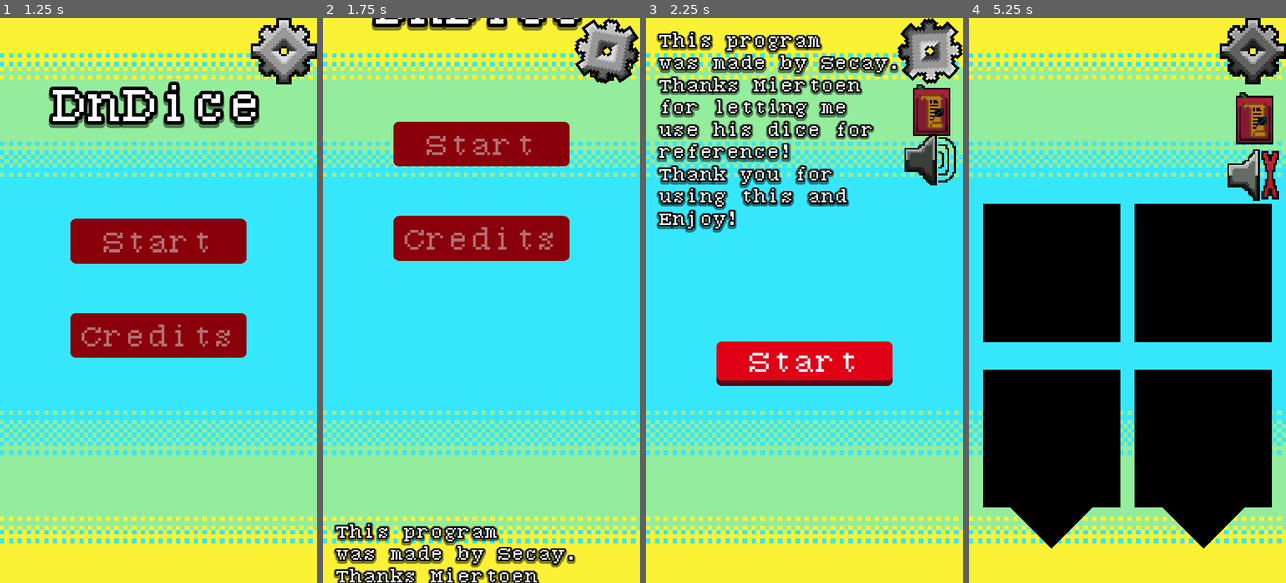
Above: before the commit, frames 1-4 (left to right).
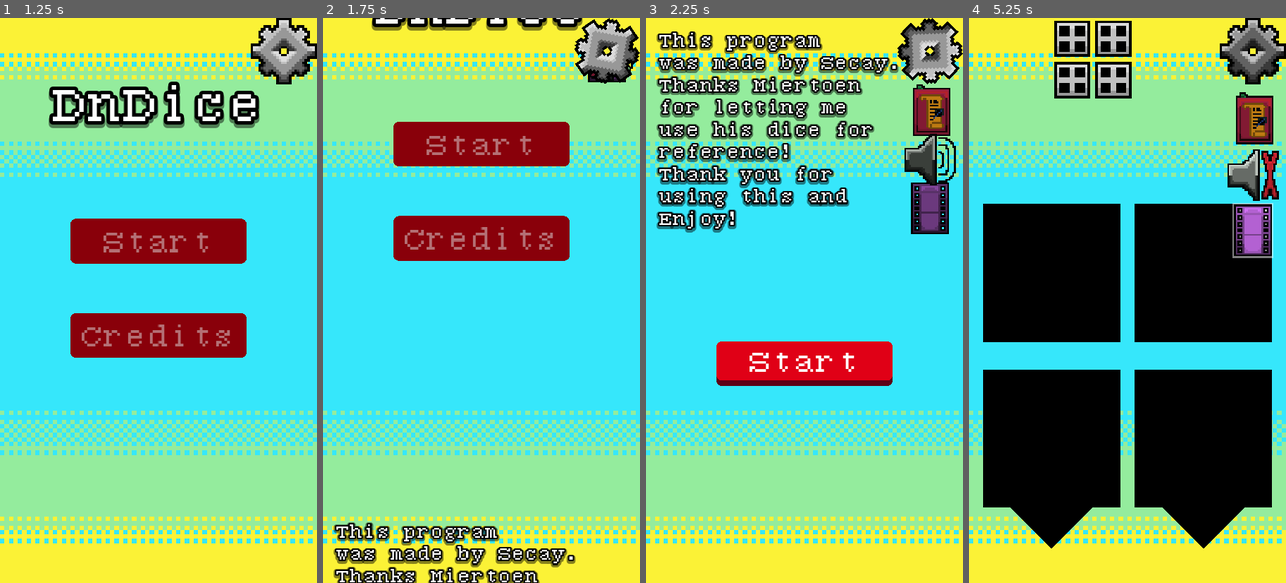
Above: after the commit, the same moments.

Repository: Secay25/DnDDiceRoller
Game: Godot game, scene res://Scenes/game.tscn
The game is run twice, just before and just after one commit, with the same random seed, the same clock (stepped at 60 frames per second) and the same inputs.
Inputs (mouse positions are in pixels of both pictures, inside the frame that each line leads up to):
- Up to frame 1 (1.25 s): click "Credits" at 0.5 s
- Up to frame 2 (1.75 s): click (608, 51) at 1.25 s
- Up to frame 3 (2.25 s): click "Start" at 2 s
- Up to frame 4 (5.25 s): click "Start" at 2.75 s; click (1254, 176) at 3.5 s; click (1190, 57) at 4.27 s; click (1254, 232) at 5.02 s

Frame 1 is identical in both runs. In frame 2, less than 0.1% of the frame differs, in the area x 83-96%, y 9-12%; in frame 3, 1.1%; in frame 4, 3.9%, in the area x 26-96%, y 0-43%.

Commit message:
Adding a skip functionality to the animations and some basic functionality for the Dice Multiplier Button.

Diff:
--- /dev/null
+++ b/Resources/PanelBook.tres
@@ -0,0 +1,12 @@
+[gd_resource type="StyleBoxFlat" format=3 uid="uid://42stf2ibsr3a"]
+
+[resource]
+bg_color = Color(0.780392, 0.682353, 0.623529, 1)
+border_width_right = 40
+border_color = Color(0.533333, 0.25098, 0, 1)
+corner_radius_top_right = 100
+corner_radius_bottom_right = 100
+corner_detail = 20
+shadow_size = 10
+shadow_offset = Vector2(10, 0)
+anti_aliasing = false
--- a/Scenes/game.tscn
+++ b/Scenes/game.tscn
@@ -1,20 +1,28 @@
-[gd_scene load_steps=16 format=3 uid="uid://c8b5c468jx7e3"]
-
-[ext_resource type="Script" path="res://Scenes/startMenu.gd" id="1_7a75a"]
+[gd_scene load_steps=24 format=3 uid="uid://c8b5c468jx7e3"]
+
+[ext_resource type="Script" path="res://Scripts/SceneScripts/startMenu.gd" id="1_7a75a"]
 [ext_resource type="Texture2D" uid="uid://c55uyci3e3rp5" path="res://Art/Background/Background.png" id="1_q573a"]
 [ext_resource type="LabelSettings" uid="uid://dtrir8icwvxv7" path="res://Fonts/712serif128white25blackshadow30-5-5.tres" id="1_wkxan"]
 [ext_resource type="Theme" uid="uid://p3k45kpnfmi7" path="res://Resources/Buttons/buttonThemes.tres" id="2_6eeqn"]
 [ext_resource type="Theme" uid="uid://dsedf33rtjse7" path="res://Resources/Buttons/creditsTheme.tres" id="4_3sai3"]
-[ext_resource type="Script" path="res://Scenes/gameMenu.gd" id="4_kp3ou"]
+[ext_resource type="Script" path="res://Scripts/SceneScripts/gameMenu.gd" id="4_kp3ou"]
 [ext_resource type="Texture2D" uid="uid://cebxqhxb5xi1o" path="res://Art/Settings/Cogwheel/Cogwheel.png" id="6_e5p7b"]
-[ext_resource type="Script" path="res://Scenes/settings.gd" id="7_fnk7n"]
+[ext_resource type="Texture2D" uid="uid://cbwn3iuwy4nst" path="res://Art/DiceSettings/DiceMultiplier/DiceMultiplierNormal.png" id="7_a08ih"]
+[ext_resource type="Script" path="res://Scripts/SceneScripts/settings.gd" id="7_fnk7n"]
 [ext_resource type="LabelSettings" uid="uid://b4thldv6pi1tw" path="res://Fonts/712serif49white10black20-0-2.tres" id="7_kldmu"]
 [ext_resource type="Texture2D" uid="uid://p7stgxxs6kcf" path="res://Art/Settings/Speaker/Speaker.png" id="8_q0ek3"]
+[ext_resource type="Texture2D" uid="uid://dwjcy5ypj8e0h" path="res://Art/DiceSettings/DiceMultiplier/DiceMultiplierPressed.png" id="8_t2fpr"]
 [ext_resource type="Texture2D" uid="uid://dyw43lus04np5" path="res://Art/Settings/Speaker/DisabledSpeaker.png" id="8_vut64"]
+[ext_resource type="Texture2D" uid="uid://wyje5gx80pwy" path="res://Art/DiceSettings/DiceMultiplier/DiceMultiplierHover.png" id="9_6dsib"]
 [ext_resource type="Texture2D" uid="uid://uj0fodyn5s3d" path="res://Art/Settings/Book/Book.png" id="9_h8um5"]
 [ext_resource type="Texture2D" uid="uid://cu47og2si3d1p" path="res://Art/Settings/Book/Book Dark.png" id="9_qt6e2"]
+[ext_resource type="Texture2D" uid="uid://dqbij0g42wt5k" path="res://Art/DiceSettings/DiceMultiplier/DiceMultiplierDisabled.png" id="10_j7ajj"]
 [ext_resource type="Texture2D" uid="uid://cqv3rx704irn1" path="res://Art/Settings/Speaker/SpeakerHover.png" id="12_b1oju"]
+[ext_resource type="Texture2D" uid="uid://bp0pt4xmbvpoh" path="res://Art/Settings/Cassette tape/CassetteTapeNormal.png" id="13_a6l0u"]
+[ext_resource type="Texture2D" uid="uid://dj6i2aba3abqu" path="res://Art/Settings/Cassette tape/CassetteTapeNormalHover.png" id="14_vj3rc"]
+[ext_resource type="Texture2D" uid="uid://c3nh1iyjdybpw" path="res://Art/Settings/Cassette tape/CassetteTapeNormalDisabled.png" id="15_0p1mn"]
 [ext_resource type="Texture2D" uid="uid://d3j0wwd84m7rh" path="res://Art/Settings/Cogwheel/CogwheelHover.png" id="15_sswkl"]
+[ext_resource type="StyleBox" uid="uid://42stf2ibsr3a" path="res://Resources/PanelBook.tres" id="23_5yi5t"]
 
 [node name="Main" type="Control"]
 layout_mode = 3
@@ -111,6 +119,26 @@
 anchor_bottom = 1.0
 grow_horizontal = 2
 grow_vertical = 2
+
+[node name="DiceSettings" type="Control" parent="UI/GameMenu"]
+layout_mode = 1
+anchors_preset = 10
+anchor_right = 1.0
+offset_bottom = 200.0
+grow_horizontal = 2
+
+[node name="DiceMultiplier" type="TextureButton" parent="UI/GameMenu/DiceSettings"]
+layout_mode = 0
+offset_left = 150.0
+offset_right = 300.0
+offset_bottom = 150.0
+toggle_mode = true
+texture_normal = ExtResource("7_a08ih")
+texture_pressed = ExtResource("8_t2fpr")
+texture_hover = ExtResource("9_6dsib")
+texture_disabled = ExtResource("10_j7ajj")
+ignore_texture_size = true
+stretch_mode = 0
 
 [node name="DiceTopD10" type="Polygon2D" parent="UI/GameMenu"]
 position = Vector2(150, 462)
@@ -193,7 +221,7 @@
  Enjoy!"
 label_settings = ExtResource("7_kldmu")
 
-[node name="Settings" type="Control" parent="UI" node_paths=PackedStringArray("settingsButton", "historyButton", "muteButton")]
+[node name="Settings" type="Control" parent="UI" node_paths=PackedStringArray("settingsButton", "historyButton", "muteButton", "cassetteTapeButton")]
 layout_mode = 1
 anchors_preset = 1
 anchor_left = 1.0
@@ -205,6 +233,21 @@
 settingsButton = NodePath("Cogwheel")
 historyButton = NodePath("Book")
 muteButton = NodePath("Speaker")
+cassetteTapeButton = NodePath("CassetteTape")
+
+[node name="CassetteTape" type="TextureButton" parent="UI/Settings"]
+visible = false
+layout_mode = 0
+offset_left = -10.0
+offset_top = 10.0
+offset_right = 90.0
+offset_bottom = 110.0
+pivot_offset = Vector2(50, 50)
+texture_normal = ExtResource("13_a6l0u")
+texture_hover = ExtResource("14_vj3rc")
+texture_disabled = ExtResource("15_0p1mn")
+ignore_texture_size = true
+stretch_mode = 0
 
 [node name="Book" type="TextureButton" parent="UI/Settings"]
 visible = false
@@ -265,8 +308,21 @@
 ignore_texture_size = true
 stretch_mode = 0
 
+[node name="Panel" type="Panel" parent="UI/Settings"]
+layout_mode = 1
+anchors_preset = 15
+anchor_right = 1.0
+anchor_bottom = 1.0
+offset_left = -1069.0
+offset_right = -593.0
+offset_bottom = 724.0
+grow_horizontal = 2
+grow_vertical = 2
+theme_override_styles/panel = ExtResource("23_5yi5t")
+
 [connection signal="pressed" from="UI/StartMenu/VBoxContainer/Start" to="UI/StartMenu" method="_onStartPressed"]
 [connection signal="pressed" from="UI/StartMenu/VBoxContainer/Credits" to="UI/StartMenu" method="_onCreditsPressed"]
 [connection signal="pressed" from="UI/CreditsMenu/CreditsStart" to="UI/StartMenu" method="_onCreditsStartPressed"]
+[connection signal="pressed" from="UI/Settings/CassetteTape" to="UI/Settings" method="_onCassetteTapePressed"]
 [connection signal="pressed" from="UI/Settings/Speaker" to="UI/Settings" method="_onSpeakerPressed"]
 [connection signal="pressed" from="UI/Settings/Cogwheel" to="UI/Settings" method="_onCogwheelPressed"]
--- a/Scenes/settings.gd
+++ /dev/null
@@ -1,90 +0,0 @@
-extends Control
-
-@export_category("Node Exports")
-@export_group("Node References")
-@export var settingsButton: TextureButton
-@export var historyButton: TextureButton
-@export var muteButton: TextureButton
-@onready var buttonOrigins: float = muteButton.position.y
-@onready var historyActivePos: float = buttonOrigins + 125
-@onready var muteActivePos: float = buttonOrigins + 225
-
-#region Textures
-var cogwheelNormal: Texture2D = preload("res://Art/Settings/Cogwheel/Cogwheel.png")
-var cogwheelHover: Texture2D = preload("res://Art/Settings/Cogwheel/CogwheelHover.png")
-var cogwheelPressed: Texture2D = preload("res://Art/Settings/Cogwheel/CogwheelPressed.png")
-var cogwheelPressedHover: Texture2D = preload("res://Art/Settings/Cogwheel/CogwheelPressedHover.png")
-var speakerNormal: Texture2D = preload("res://Art/Settings/Speaker/Speaker.png")
-var speakerHover: Texture2D = preload("res://Art/Settings/Speaker/SpeakerHover.png")
-var speakerDisabled: Texture2D = preload("res://Art/Settings/Speaker/DisabledSpeaker.png")
-var speakerPressed: Texture2D = preload("res://Art/Settings/Speaker/MutedSpeaker.png")
-var speakerPressedHover: Texture2D = preload("res://Art/Settings/Speaker/MutedSpeakerHover.png")
-var speakerMutedDisabled: Texture2D = preload("res://Art/Settings/Speaker/DisabledMutedSpeaker.png")
-#endregion
-
-var rolledUp: bool = false
-const FULLROT: float = 6 * PI
-const ROLLOUTDUR: float = 1.5
-func _ready() -> void:
-	if !Global.sfx:
-		muteButton.set_pressed_no_signal(true)
-		muteButton.texture_normal = speakerPressed
-		muteButton.texture_disabled = speakerMutedDisabled
-
-func ChangeSprites(imageNormal: Texture2D,imageHover: Texture2D,turnOn: bool = true) -> void:
-	settingsButton.texture_normal = imageNormal
-	settingsButton.texture_hover = imageHover
-	settingsButton.disabled = false
-	settingsButton.rotation = 0
-	muteButton.disabled = !turnOn
-	muteButton.visible = turnOn
-	historyButton.visible = turnOn
-
-	if Global.rolled:
-		#INFO Will work on this later!
-		#historyButton.disabled = !turnOn
-		pass
-
-#region Signals
-func _onCogwheelPressed() -> void:
-	var tween: Tween = create_tween().bind_node(self)
-
-	if !rolledUp:
-		#pressed
-		rolledUp = true
-		settingsButton.disabled = true
-		muteButton.disabled = true
-		historyButton.disabled = true
-		muteButton.show()
-		historyButton.show()
-		tween.set_parallel()
-		tween.tween_property(muteButton,"position:y",muteActivePos,ROLLOUTDUR).set_trans(Tween.TRANS_QUINT).set_ease(Tween.EASE_IN_OUT)
-		tween.tween_property(historyButton,"position:y",historyActivePos,ROLLOUTDUR).set_trans(Tween.TRANS_QUINT).set_ease(Tween.EASE_IN_OUT)
-		tween.tween_property(settingsButton,"rotation",-FULLROT,ROLLOUTDUR).set_trans(Tween.TRANS_QUINT)
-		tween.chain().tween_callback(ChangeSprites.bind(cogwheelPressed,cogwheelPressedHover))
-	else:
-		#not pressed
-		rolledUp = false
-		settingsButton.disabled = true
-		muteButton.disabled = true
-		historyButton.disabled = true
-		tween.set_parallel()
-		tween.tween_property(muteButton,"position:y",buttonOrigins,ROLLOUTDUR).set_trans(Tween.TRANS_QUINT).set_ease(Tween.EASE_IN_OUT)
-		tween.tween_property(historyButton,"position:y",buttonOrigins,ROLLOUTDUR).set_trans(Tween.TRANS_QUINT).set_ease(Tween.EASE_IN_OUT)
-		tween.tween_property(settingsButton,"rotation",FULLROT,ROLLOUTDUR).set_trans(Tween.TRANS_QUINT)
-		tween.chain().tween_callback(ChangeSprites.bind(cogwheelNormal,cogwheelHover,false))
-
-func _onSpeakerPressed() -> void:
-	if Global.sfx:
-		#pressed
-		Global.sfx = false
-		muteButton.texture_normal = speakerPressed
-		muteButton.texture_hover = speakerPressedHover
-		muteButton.texture_disabled = speakerMutedDisabled
-	else:
-		#not pressed
-		Global.sfx = true
-		muteButton.texture_normal = speakerNormal
-		muteButton.texture_hover = speakerHover
-		muteButton.texture_disabled = speakerDisabled
-#endregion
--- /dev/null
+++ b/Scripts/SceneScripts/settings.gd
@@ -0,0 +1,140 @@
+extends Control
+
+@export_category("Node Exports")
+@export_group("Node References")
+@export var settingsButton: TextureButton
+@export var historyButton: TextureButton
+@export var muteButton: TextureButton
+@export var cassetteTapeButton: TextureButton
+@onready var buttonOrigins: float = muteButton.position.y
+@onready var historyActivePos: float = buttonOrigins + 125
+@onready var muteActivePos: float = buttonOrigins + 225
+@onready var cassetteTapeActivePos: float = buttonOrigins + 325
+
+#region Textures
+var cogwheelNormal: Texture2D = preload("res://Art/Settings/Cogwheel/Cogwheel.png")
+var cogwheelHover: Texture2D = preload("res://Art/Settings/Cogwheel/CogwheelHover.png")
+var cogwheelPressed: Texture2D = preload("res://Art/Settings/Cogwheel/CogwheelPressed.png")
+var cogwheelPressedHover: Texture2D = preload("res://Art/Settings/Cogwheel/CogwheelPressedHover.png")
+var speakerNormal: Texture2D = preload("res://Art/Settings/Speaker/Speaker.png")
+var speakerHover: Texture2D = preload("res://Art/Settings/Speaker/SpeakerHover.png")
+var speakerDisabled: Texture2D = preload("res://Art/Settings/Speaker/DisabledSpeaker.png")
+var speakerPressed: Texture2D = preload("res://Art/Settings/Speaker/MutedSpeaker.png")
+var speakerPressedHover: Texture2D = preload("res://Art/Settings/Speaker/MutedSpeakerHover.png")
+var speakerMutedDisabled: Texture2D = preload("res://Art/Settings/Speaker/DisabledMutedSpeaker.png")
+var cassetteTapeNormal: Texture2D = preload("res://Art/Settings/Cassette tape/CassetteTapeNormal.png")
+var cassetteTapeNormalHover: Texture2D = preload("res://Art/Settings/Cassette tape/CassetteTapeNormalHover.png")
+var cassetteTapeNormalDisabled: Texture2D = preload("res://Art/Settings/Cassette tape/CassetteTapeNormalDisabled.png")
+var cassetteTapePressed: Texture2D = preload("res://Art/Settings/Cassette tape/CassetteTapePressed.png")
+var cassetteTapePressedHover: Texture2D = preload("res://Art/Settings/Cassette tape/CassetteTapePressedHover.png")
+var cassetteTapePressedDisabled: Texture2D = preload("res://Art/Settings/Cassette tape/CassetteTapePressedDisabled.png")
+#endregion
+
+var rolledUp: bool = false
+const FULLROT: float = 6 * PI
+const ROLLOUTDUR: float = 1.5
+const BOOKORIGINPOS: float = -1069
+const BOOKACTIVEPOS: float = -600
+
+func _ready() -> void:
+	if !Global.sfx:
+		muteButton.set_pressed_no_signal(true)
+		muteButton.texture_normal = speakerPressed
+		muteButton.texture_disabled = speakerMutedDisabled
+
+func ChangeSprites(imageNormal: Texture2D,imageHover: Texture2D,turnOn: bool = true) -> void:
+	settingsButton.texture_normal = imageNormal
+	settingsButton.texture_hover = imageHover
+	settingsButton.disabled = false
+	settingsButton.rotation = 0
+	muteButton.disabled = !turnOn
+	muteButton.visible = turnOn
+	historyButton.visible = turnOn
+	cassetteTapeButton.visible = turnOn
+
+	if !Global.animationPlaying:
+		cassetteTapeButton.disabled = !turnOn
+
+	if Global.rolled:
+		#INFO Will work on this later!
+		#historyButton.disabled = !turnOn
+		pass
+
+#region Signals
+func _onCogwheelPressed() -> void:
+	var tween: Tween = create_tween()
+
+	if !rolledUp:
+		#pressed
+		if !Global.animationPlaying:
+			cassetteTapeButton.disabled = true
+
+		rolledUp = true
+		settingsButton.disabled = true
+		muteButton.disabled = true
+		historyButton.disabled = true
+		muteButton.show()
+		historyButton.show()
+		cassetteTapeButton.show()
+
+		if !Global.animationSkip:
+			tween.set_parallel()
+			tween.tween_property(muteButton,"position:y",muteActivePos,ROLLOUTDUR).set_trans(Tween.TRANS_QUINT).set_ease(Tween.EASE_IN_OUT)
+			tween.tween_property(historyButton,"position:y",historyActivePos,ROLLOUTDUR).set_trans(Tween.TRANS_QUINT).set_ease(Tween.EASE_IN_OUT)
+			tween.tween_property(cassetteTapeButton,"position:y",cassetteTapeActivePos,ROLLOUTDUR).set_trans(Tween.TRANS_QUINT).set_ease(Tween.EASE_IN_OUT)
+			tween.tween_property(settingsButton,"rotation",-FULLROT,ROLLOUTDUR).set_trans(Tween.TRANS_QUINT)
+			tween.chain().tween_callback(ChangeSprites.bind(cogwheelPressed,cogwheelPressedHover))
+		else:
+			muteButton.position.y = muteActivePos
+			historyButton.position.y = historyActivePos
+			cassetteTapeButton.position.y = cassetteTapeActivePos
+			ChangeSprites(cogwheelPressed,cogwheelPressedHover)
+	else:
+		#not pressed
+		if !Global.animationPlaying:
+			cassetteTapeButton.disabled = true
+
+		rolledUp = false
+		settingsButton.disabled = true
+		muteButton.disabled = true
+		historyButton.disabled = true
+
+		if !Global.animationSkip:
+			tween.set_parallel()
+			tween.tween_property(muteButton,"position:y",buttonOrigins,ROLLOUTDUR).set_trans(Tween.TRANS_QUINT).set_ease(Tween.EASE_IN_OUT)
+			tween.tween_property(historyButton,"position:y",buttonOrigins,ROLLOUTDUR).set_trans(Tween.TRANS_QUINT).set_ease(Tween.EASE_IN_OUT)
+			tween.tween_property(cassetteTapeButton,"position:y",buttonOrigins,ROLLOUTDUR).set_trans(Tween.TRANS_QUINT).set_ease(Tween.EASE_IN_OUT)
+			tween.tween_property(settingsButton,"rotation",FULLROT,ROLLOUTDUR).set_trans(Tween.TRANS_QUINT)
+			tween.chain().tween_callback(ChangeSprites.bind(cogwheelNormal,cogwheelHover,false))
+		else:
+			muteButton.position.y = buttonOrigins
+			historyButton.position.y = buttonOrigins
+			cassetteTapeButton.position.y = buttonOrigins
+			ChangeSprites(cogwheelNormal,cogwheelHover,false)
+
+func _onSpeakerPressed() -> void:
+	if Global.sfx:
+		#pressed
+		Global.sfx = false
+		muteButton.texture_normal = speakerPressed
+		muteButton.texture_hover = speakerPressedHover
+		muteButton.texture_disabled = speakerMutedDisabled
+	else:
+		#not pressed
+		Global.sfx = true
+		muteButton.texture_normal = speakerNormal
+		muteButton.texture_hover = speakerHover
+		muteButton.texture_disabled = speakerDisabled
+
+func _onCassetteTapePressed() -> void:
+	if Global.animationSkip:
+		Global.animationSkip = false
+		cassetteTapeButton.texture_normal = cassetteTapePressed
+		cassetteTapeButton.texture_hover = cassetteTapePressedHover
+		cassetteTapeButton.texture_disabled = cassetteTapePressedDisabled
+	else:
+		Global.animationSkip = true
+		cassetteTapeButton.texture_normal = cassetteTapeNormal
+		cassetteTapeButton.texture_hover = cassetteTapeNormalHover
+		cassetteTapeButton.texture_disabled = cassetteTapeNormalHover
+#endregion
--- a/Scenes/startMenu.gd
+++ b/Scripts/SceneScripts/startMenu.gd
@@ -8,17 +8,25 @@
 @export var creditsButton: Button
 const SWOOPDUR: Array[int] = [3,2]
 
-func StartRolling(firstObject: Node,secondObject: Node,targetPosFirst: Vector2,targetPosSecond: Vector2,mainStarted: bool = false) -> void:
+func StartRolling(firstObject: Control,secondObject: Control,targetPosFirst: Vector2,targetPosSecond: Vector2,mainStarted: bool = false) -> void:
 	startButton.disabled = true
 	creditsButton.disabled = true
-	var tween: Tween = create_tween().bind_node(self)
-	tween.set_parallel()
-	tween.set_trans(Tween.TRANS_QUART)
-	tween.tween_property(firstObject,"position",targetPosFirst,SWOOPDUR[0])
-	tween.tween_property(secondObject,"position",targetPosSecond,SWOOPDUR[1])
 
-	if mainStarted:
-		tween.chain().tween_callback(RollingStarted)
+	if !Global.animationSkip:
+		var tween: Tween = create_tween().bind_node(self)
+		tween.set_parallel()
+		tween.set_trans(Tween.TRANS_QUART)
+		tween.tween_property(firstObject,"position",targetPosFirst,SWOOPDUR[0])
+		tween.tween_property(secondObject,"position",targetPosSecond,SWOOPDUR[1])
+
+		if mainStarted:
+			tween.chain().tween_callback(RollingStarted)
+	else:
+		firstObject.position = targetPosFirst
+		secondObject.position = targetPosSecond
+
+		if mainStarted:
+			RollingStarted()
 
 func RollingStarted() -> void:
 	gameMenuControl.MainStarted()
--- a/Scripts/global.gd
+++ b/Scripts/global.gd
@@ -2,5 +2,7 @@
 
 var defaultWidth: int = 576
 var defaultHeight: int = 1024
-var sfx = true
-var rolled = false
+var sfx: bool = true
+var rolled: bool = false
+var animationSkip: bool = false
+var animationPlaying: bool = false
Binary file added: Art/DiceSettings/DiceMultiplier/DiceMultiplierDisabled.png
Not shown, added: Art/DiceSettings/DiceMultiplier/DiceMultiplierDisabled.png.import
Binary file added: Art/DiceSettings/DiceMultiplier/DiceMultiplierHover.png
Not shown, added: Art/DiceSettings/DiceMultiplier/DiceMultiplierHover.png.import
Binary file added: Art/DiceSettings/DiceMultiplier/DiceMultiplierNormal.png
Not shown, added: Art/DiceSettings/DiceMultiplier/DiceMultiplierNormal.png.import
Binary file added: Art/DiceSettings/DiceMultiplier/DiceMultiplierPressed.png
Not shown, added: Art/DiceSettings/DiceMultiplier/DiceMultiplierPressed.png.import
Binary file added: Art/Settings/Cassette tape/CassetteTapeNormal.png
Not shown, added: Art/Settings/Cassette tape/CassetteTapeNormal.png.import
Binary file added: Art/Settings/Cassette tape/CassetteTapeNormalDisabled.png
Not shown, added: Art/Settings/Cassette tape/CassetteTapeNormalDisabled.png.import
(and 9 more such lines)
